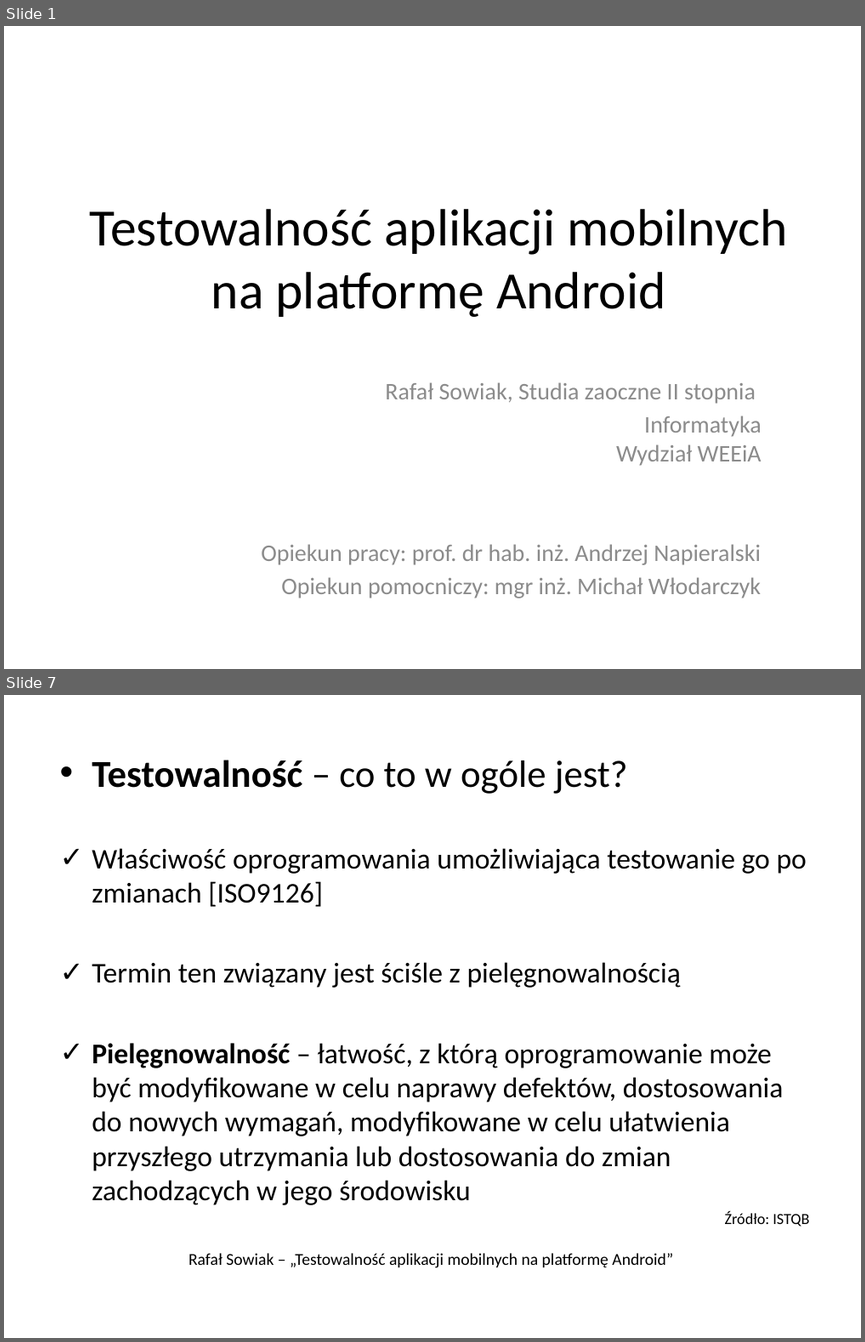
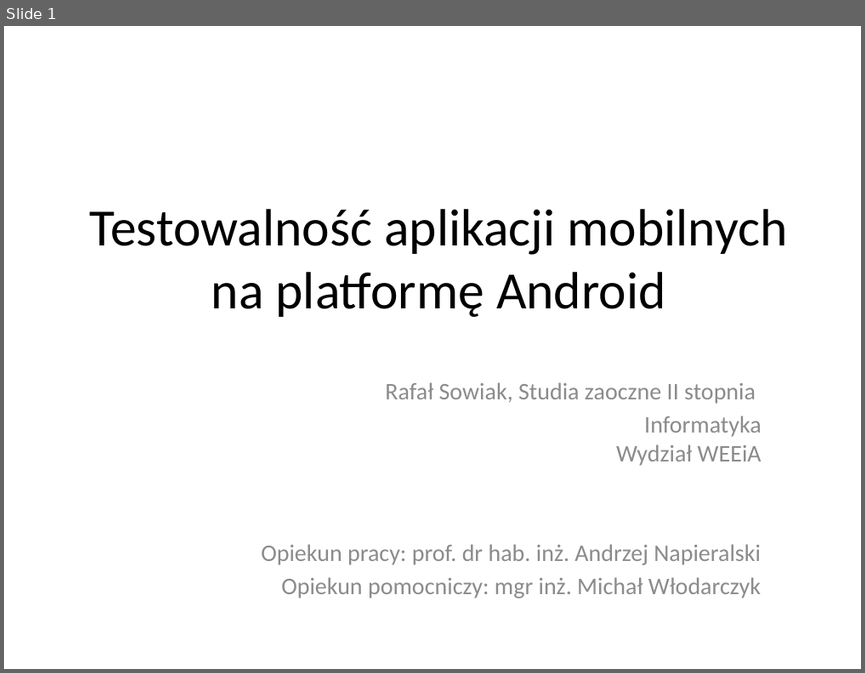
Before and after one commit to adventurewrites/mgr_info, a slide deck: rafal-sowiak-prezentacja-v1.pptx. Shown one above the other, each under a label of ours: slides 1 and 7 before the commit, slide 1 after it; the slides between them are not shown. The pictures are 865x1342 and 865x673 pixels, drawn with LibreOffice and Linux fonts; fonts in the diff are those of the drawing. Boxes give left, top, right and bottom in pixels: in the first picture for what was removed or moved away, otherwise in the second. Text is boxed around its words. In the diff, an @@ line names an element or a change of style, - is before the commit and + after.

```diff
--- a/rafal-sowiak-prezentacja-v1.pptx
+++ b/rafal-sowiak-prezentacja-v1.pptx
@@ slide 7 removed at (x1=4, y1=695, x2=861, y2=1338), background #FFFFFF @@
@@ text removed at (x1=92, y1=760, x2=809, y2=1226) @@
-• Testowalność – co to w ogóle jest?
-✓ Właściwość oprogramowania umożliwiająca testowanie go po zmianach [ISO9126]
-✓ Termin ten związany jest ściśle z pielęgnowalnością
-✓ Pielęgnowalność – łatwość, z którą oprogramowanie może być modyfikowane w celu naprawy defektów, dostosowania do nowych wymagań, modyfikowane w celu ułatwienia przyszłego utrzymania lub dostosowania do zmian zachodzących w jego środowisku
-Źródło: ISTQB
@@ title removed at (x1=188, y1=1253, x2=673, y2=1268) @@
-Rafał Sowiak – „Testowalność aplikacji mobilnych na platformę Android”
```
Also in this commit, not shown: 8 slides changed, 3 slides added, 7 other slides removed, 3 other files.
